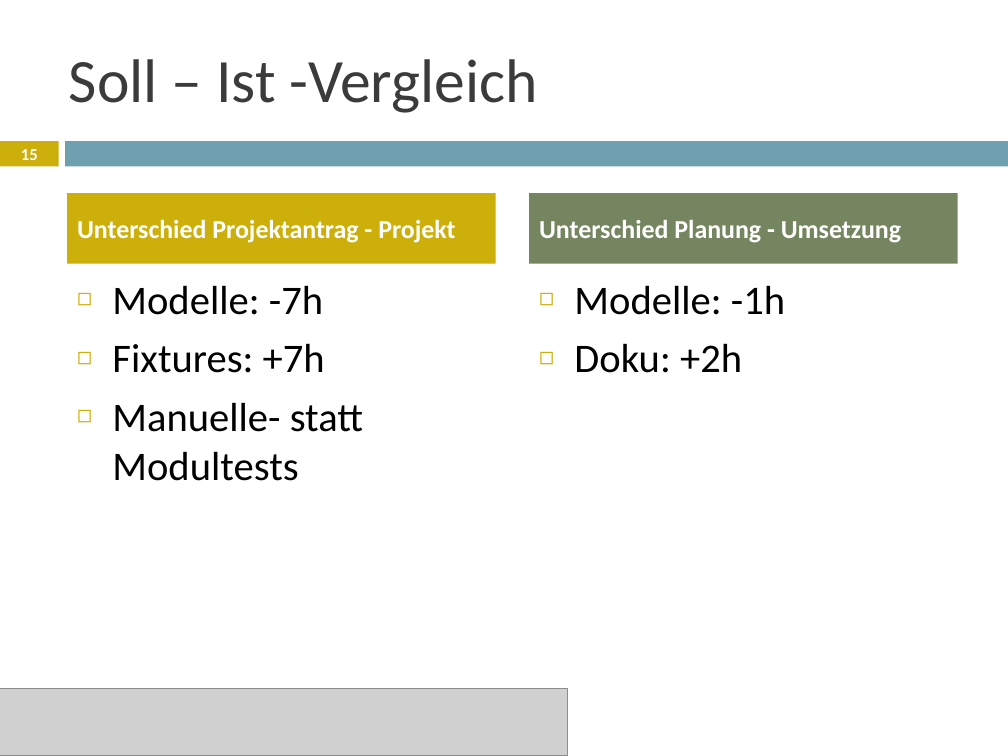
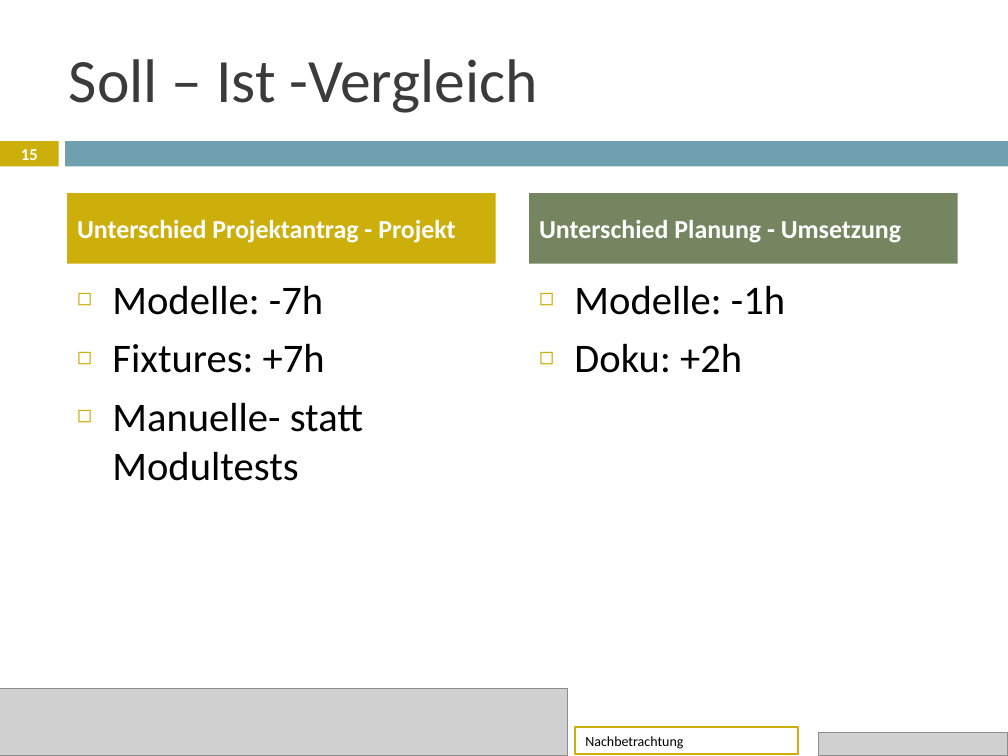
Before and after one commit to janhelmle/weiterbildung_fachinformatiker_ihk_projektantrag, a slide deck: slide 15 of praesentation/Projektpräsentation.pptx. Drawn at 1008x756 pixels with LibreOffice and Linux fonts; fonts in the diff are those of the drawing; grey boxes stand for pictures. Boxes give left, top, right and bottom in pixels: in the first picture for what was removed or moved away, otherwise in the second. Text is boxed around its words. In the diff, an @@ line names an element or a change of style, - is before the commit and + after.

```diff
--- a/praesentation/Projektpräsentation.pptx
+++ b/praesentation/Projektpräsentation.pptx
@@ rectangle added at (576, 727, 797, 754), fill #FFFFFF, outline #CCAF0A 1.5 pt, 10 pt, text #000000 @@
+Nachbetrachtung
@@ picture added at (818, 733, 1008, 756) @@
```
Also in this commit, not shown: 16 other slides changed.
